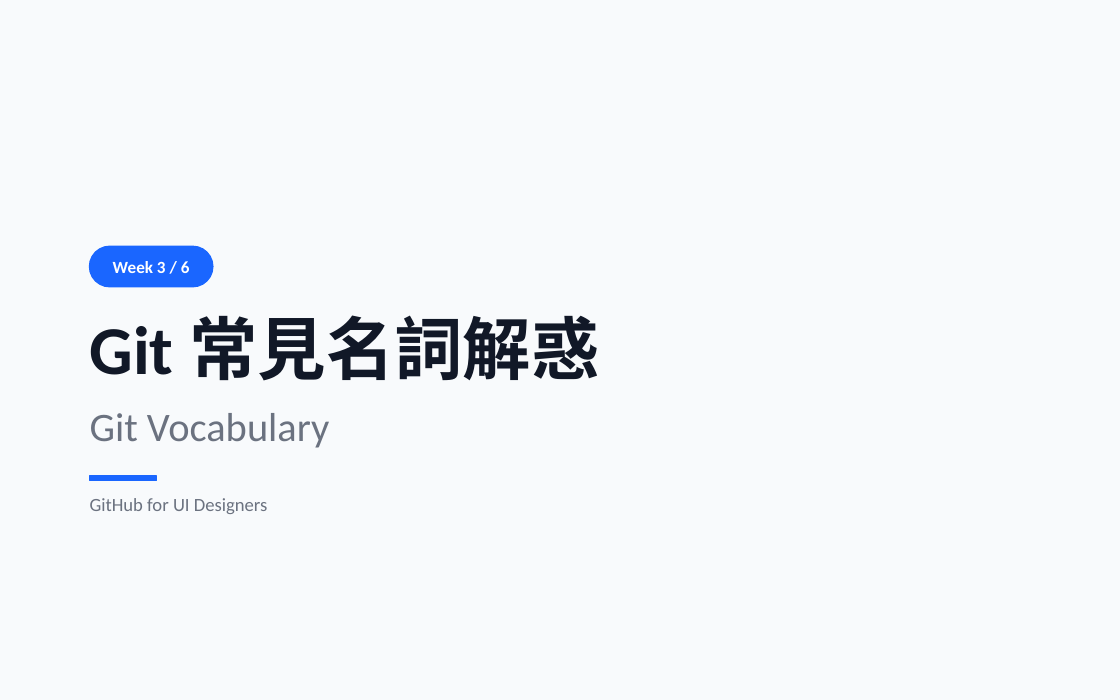
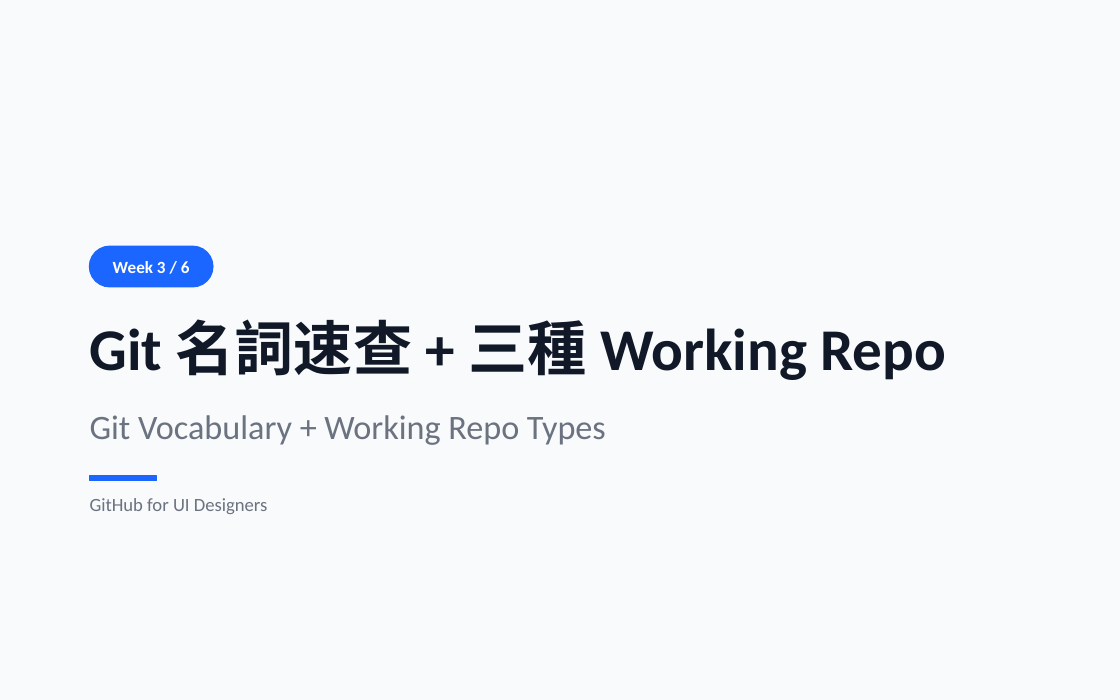
Before and after one commit to JiaWen-Shen/AI-design, a slide deck: slide 1 of proposals/week3-git-vocabulary.pptx. Drawn at 1120x700 pixels with LibreOffice and Linux fonts; fonts in the diff are those of the drawing. Boxes give left, top, right and bottom in pixels: in the first picture for what was removed or moved away, otherwise in the second. Text is boxed around its words. In the diff, an @@ line names an element or a change of style, - is before the commit and + after.

```diff
--- a/proposals/week3-git-vocabulary.pptx
+++ b/proposals/week3-git-vocabulary.pptx
@@ text at (x1=90, y1=319, x2=947, y2=380): text changed; size 44 to 38 pt @@
-Git 常見名詞解惑
+Git 名詞速查 + 三種 Working Repo
@@ text at (x1=90, y1=415, x2=606, y2=445): text changed; size 26 to 22 pt @@
-Git Vocabulary
+Git Vocabulary + Working Repo Types
```
Also in this commit, not shown: 6 other slides changed, 12 slides added, 10 slides removed, 1 other file.
